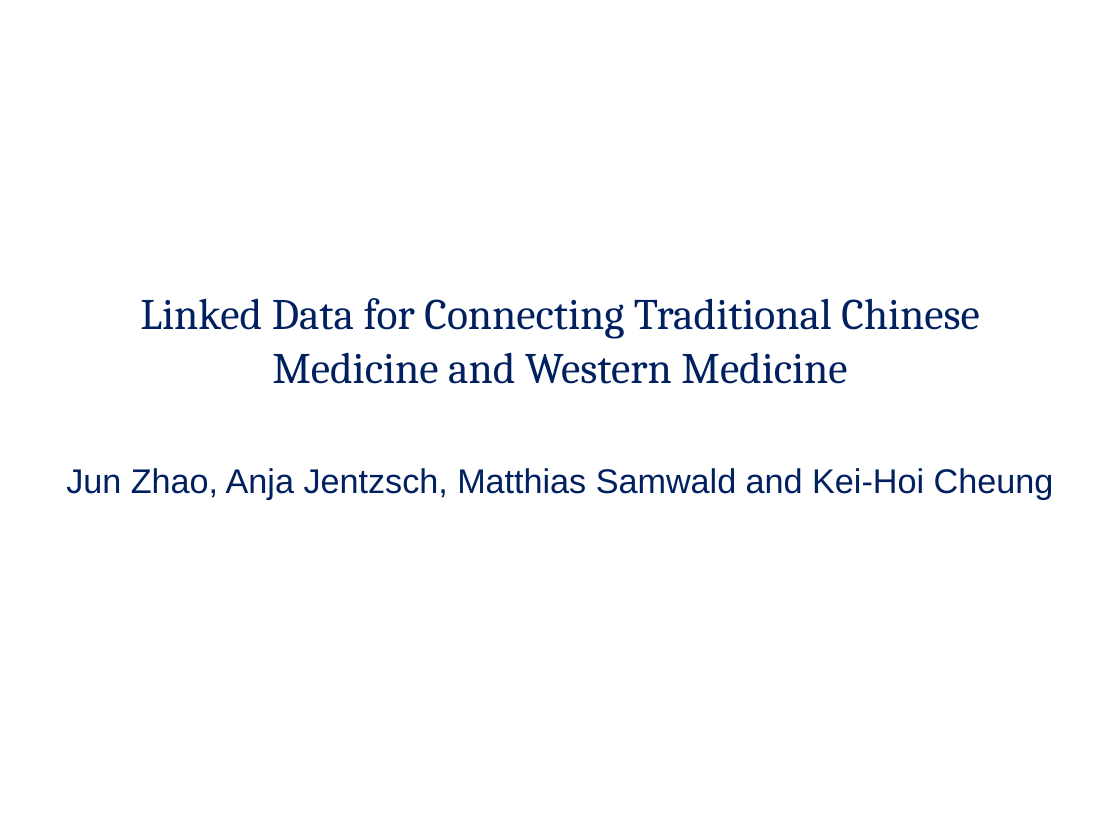
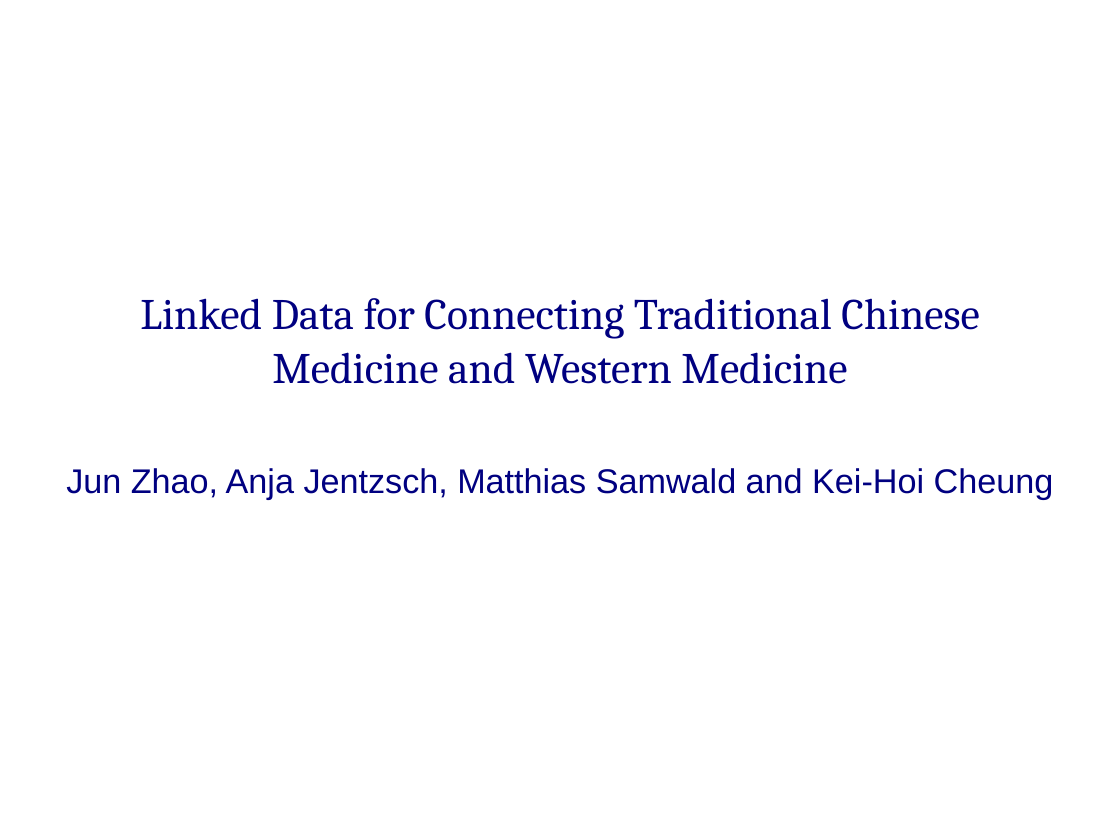
Before and after one commit to asanchez75/junsbriefcase, a slide deck: slide 1 of biordf2009_query_federation_case/dils09/demo.ppt. Drawn at 1120x840 pixels with LibreOffice and Linux fonts; fonts in the diff are those of the drawing. Boxes give left, top, right and bottom in pixels: in the first picture for what was removed or moved away, otherwise in the second. Text is boxed around its words. In the diff, an @@ line names an element or a change of style, - is before the commit and + after.

```diff
--- a/biordf2009_query_federation_case/dils09/demo.ppt
+++ b/biordf2009_query_federation_case/dils09/demo.ppt
@@ text "Linked Data for Connecting Traditional ..." at (66,298,1054,500): text colour #002060 to #000080 @@
```
